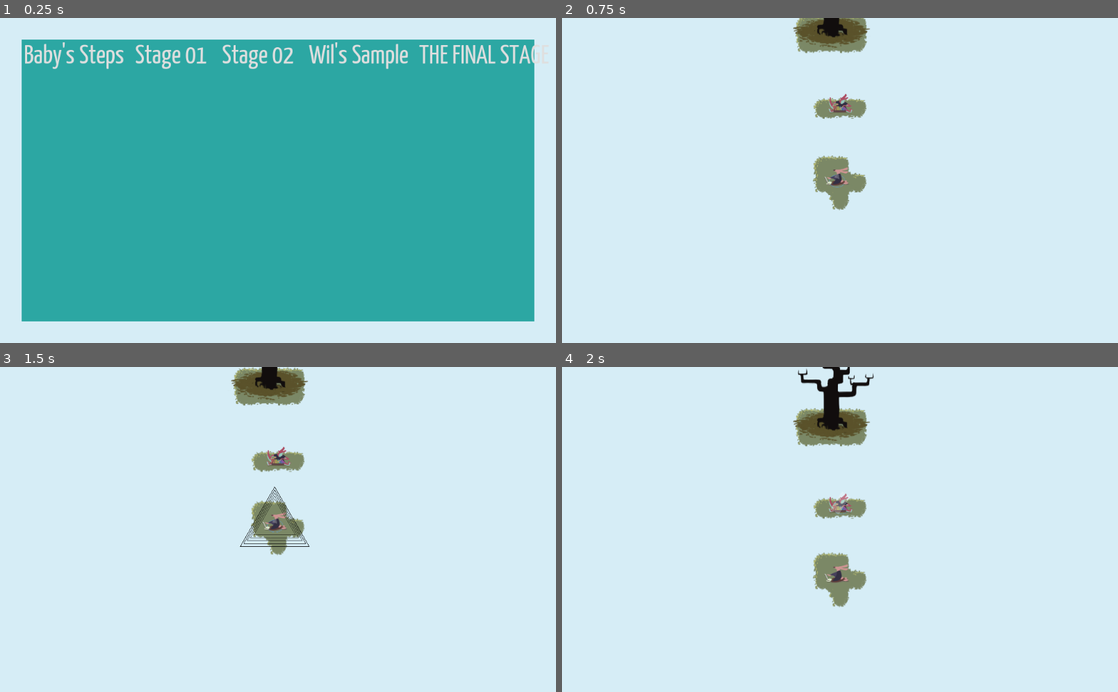
Above: before the commit, frames 1-4 (two rows, left to right).
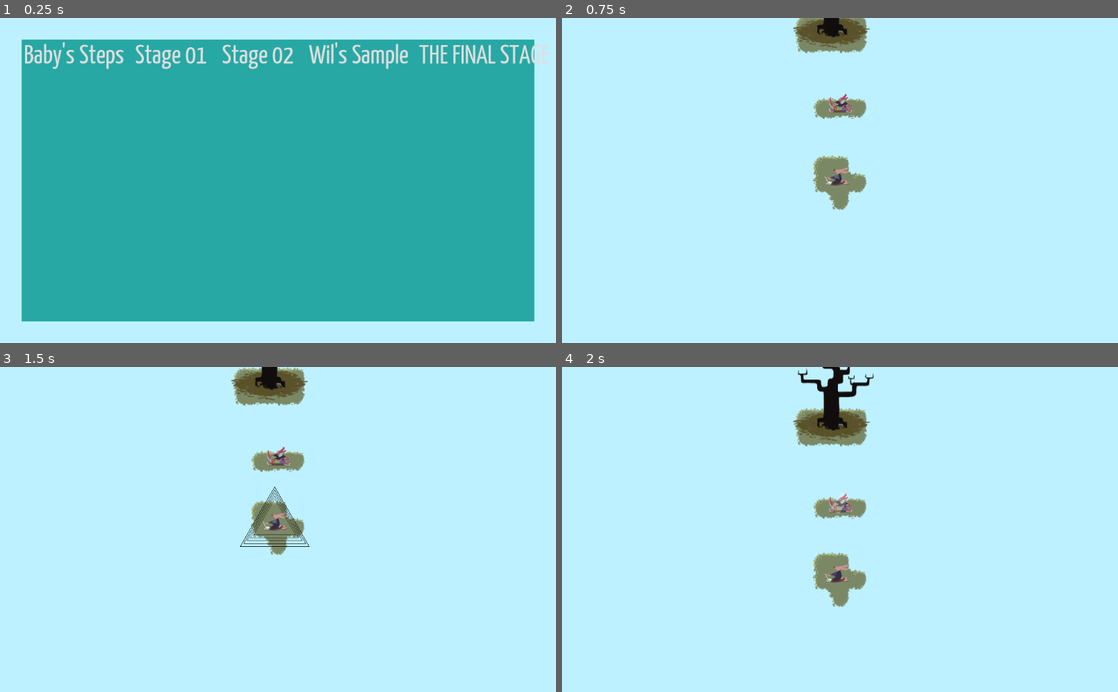
Above: after the commit, the same moments.

Repository: uspgamedev/skyjammers
Game: Godot game, scene res://menus/stage-selector/main.tscn
The game is run twice, just before and just after one commit, with the same random seed, the same clock (stepped at 60 frames per second) and the same inputs. Sound files missing from this copy of the repository are replaced by a short silence.
Inputs:
- Up to frame 1 (0.25 s): no input
- Up to frame 2 (0.75 s): click "Baby's Steps" at 0.5 s
- Up to frame 3 (1.5 s): tap Enter (ui_accept) at 1.25 s; hold Space (action_play) from 1.28 s (still down)
- Up to frame 4 (2 s): keep holding Space (action_play); tap Enter (ui_accept) at 1.52 s

The runs differ from the first frame. In frame 1, 20% of the frame differs, in the area x 0-100%, y 0-100%; in frame 2, 97%; in frame 3, 97%; in frame 4, 96%.

Commit message:
IS THE SKYU BLUEEEE!?

Diff:
--- a/game/project.godot
+++ b/game/project.godot
@@ -26,5 +26,5 @@
 
 [rendering]
 
-environment/default_clear_color=Color( 0.843137, 0.933333, 0.968627, 1 )
+environment/default_clear_color=Color( 0.745098, 0.94902, 1, 1 )
 environment/default_environment="res://default_env.tres"
